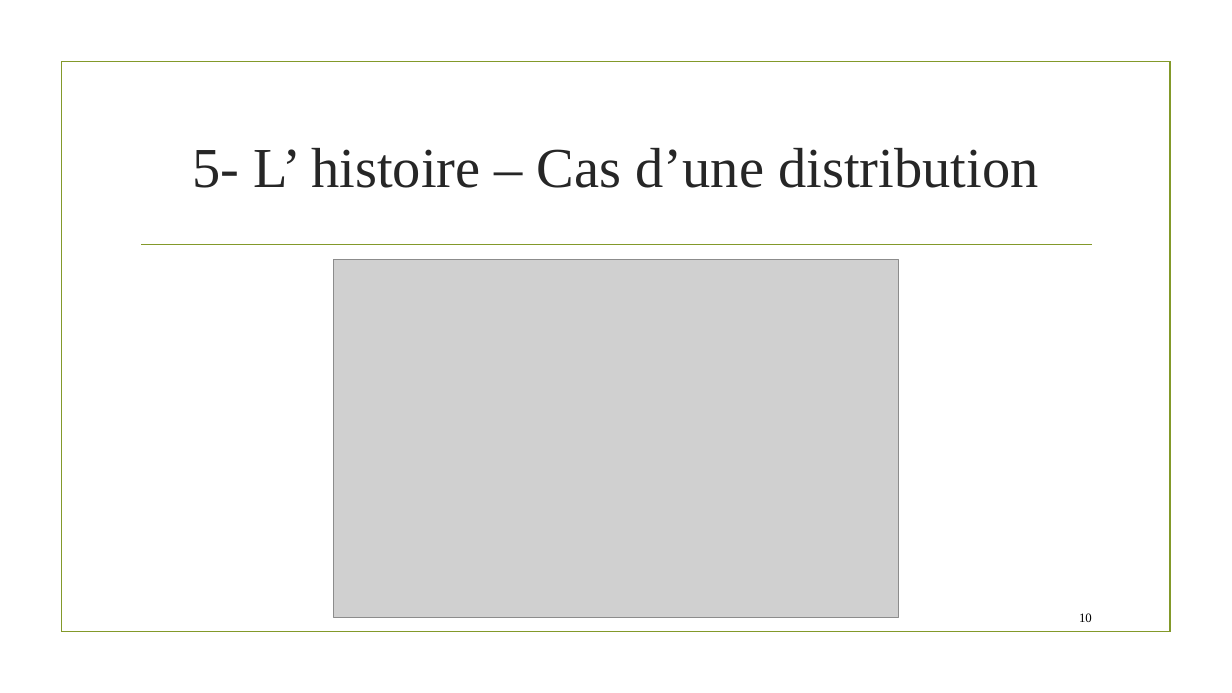
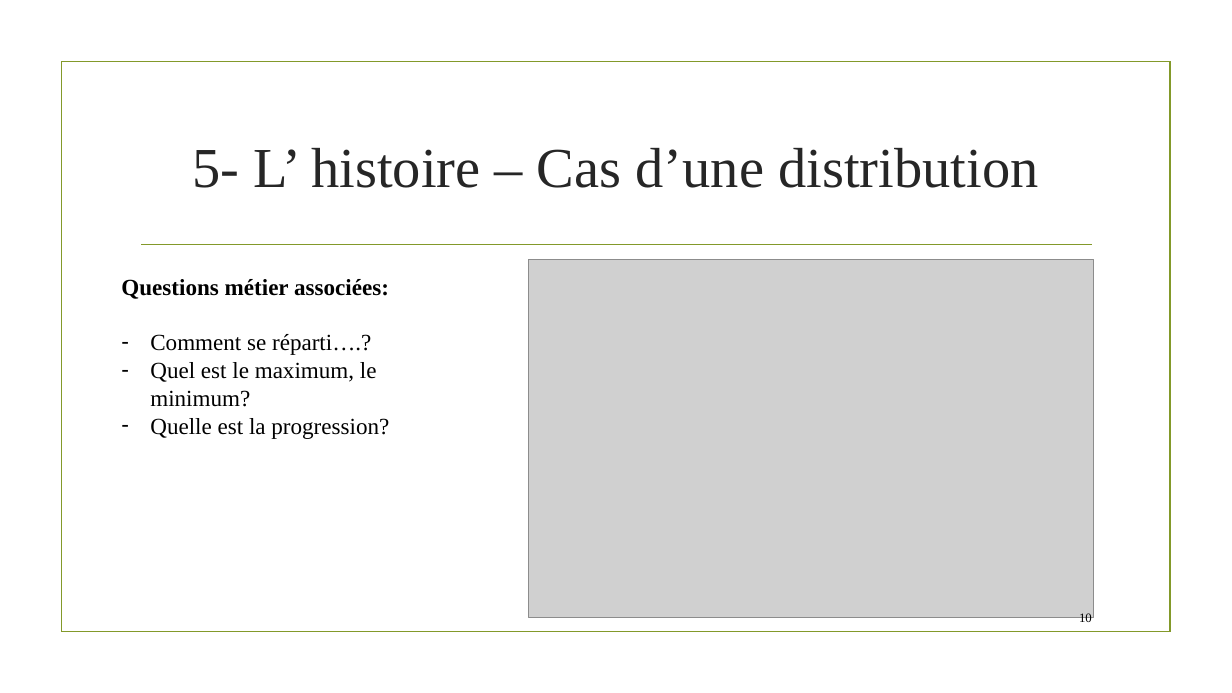
Before and after one commit to ML-for-B-E/Statistique-graphique, a slide deck: slide 10 of Statistique graphique.pptx. Drawn at 1232x693 pixels with LibreOffice and Linux fonts; fonts in the diff are those of the drawing; grey boxes stand for pictures; background and template pictures are left out. Boxes give left, top, right and bottom in pixels: in the first picture for what was removed or moved away, otherwise in the second. Text is boxed around its words. In the diff, an @@ line names an element or a change of style, - is before the commit and + after.

```diff
--- a/Statistique graphique.pptx
+++ b/Statistique graphique.pptx
@@ picture: place and size @@
-picture at (334,260,899,617)
+picture at (529,260,1094,617)
@@ text added at (121,279,389,439), 18 pt, text #000000 @@
+Questions métier associées:
+– Comment se réparti….?
+– Quel est le maximum, le minimum?
+– Quelle est la progression?
```
Also in this commit, not shown: 11 other slides changed, 2 slides added, 1 slide removed.
